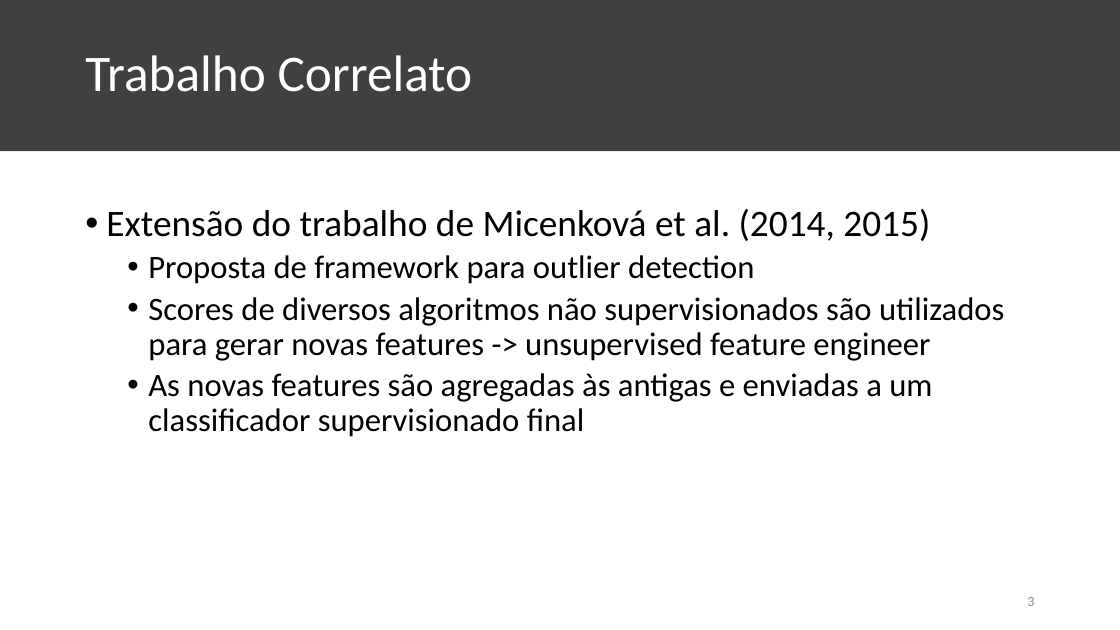
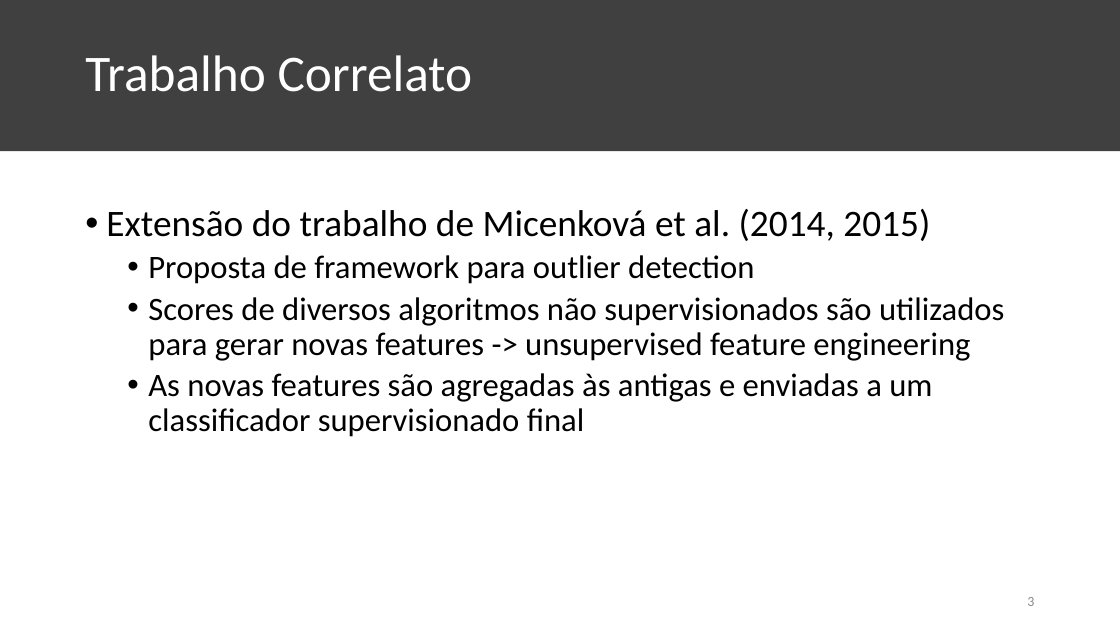
Before and after one commit to KaioAlex/DigitalSecurity, a slide deck: slide 3 of XGBOD-Seminar/XGBOD Seminar.pptx. Drawn at 1120x630 pixels with LibreOffice and Linux fonts; fonts in the diff are those of the drawing. Boxes give left, top, right and bottom in pixels: in the first picture for what was removed or moved away, otherwise in the second. Text is boxed around its words. In the diff, an @@ line names an element or a change of style, - is before the commit and + after.

```diff
--- a/XGBOD-Seminar/XGBOD Seminar.pptx
+++ b/XGBOD-Seminar/XGBOD Seminar.pptx
@@ text at (148, 297, 1004, 361): text changed @@
-  • Scores de diversos algoritmos não supervisionados são utilizados para gerar novas features -> unsupervised feature engineer
+  • Scores de diversos algoritmos não supervisionados são utilizados para gerar novas features -> unsupervised feature engineering
```
Also in this commit, not shown: 8 other slides changed.
